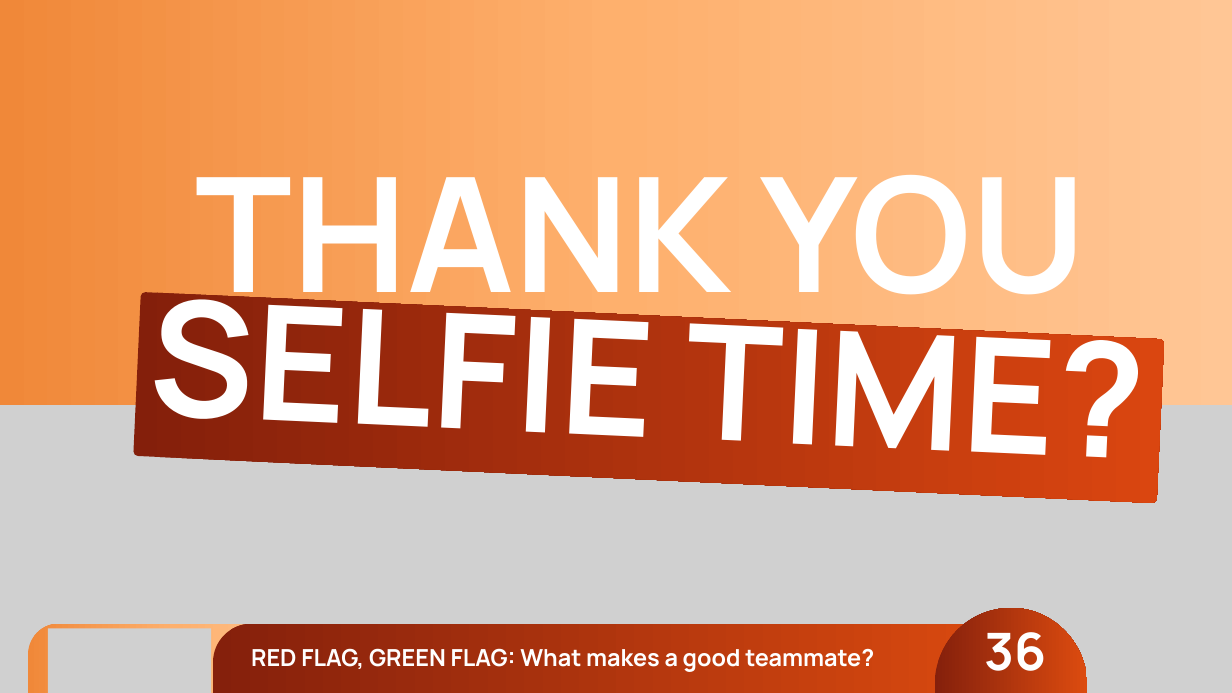
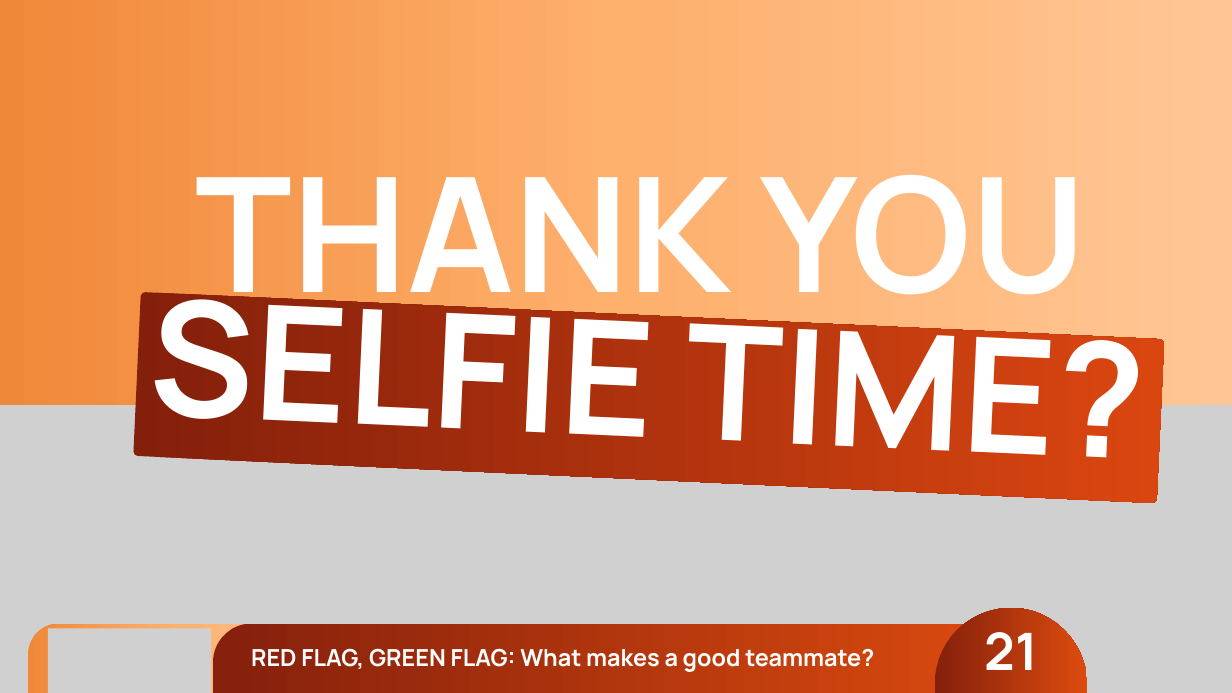
Before and after one commit to joetherockhey/Class-Allocation, a slide deck: slide 21 of assets/red-flag-green-flag.pptx (slide 37 before the commit). Drawn at 1232x693 pixels with LibreOffice and Linux fonts; fonts in the diff are those of the drawing; grey boxes stand for pictures; background and template pictures are left out. Boxes give left, top, right and bottom in pixels: in the first picture for what was removed or moved away, otherwise in the second. Text is boxed around its words. In the diff, an @@ line names an element or a change of style, - is before the commit and + after.

```diff
--- a/assets/red-flag-green-flag.pptx
+++ b/assets/red-flag-green-flag.pptx
@@ text at <box>984,632,1037,670</box>: text changed @@
-36
+21
```
Also in this commit, not shown: 15 other slides changed, 8 slides added, 20 slides removed, 3 other files.
